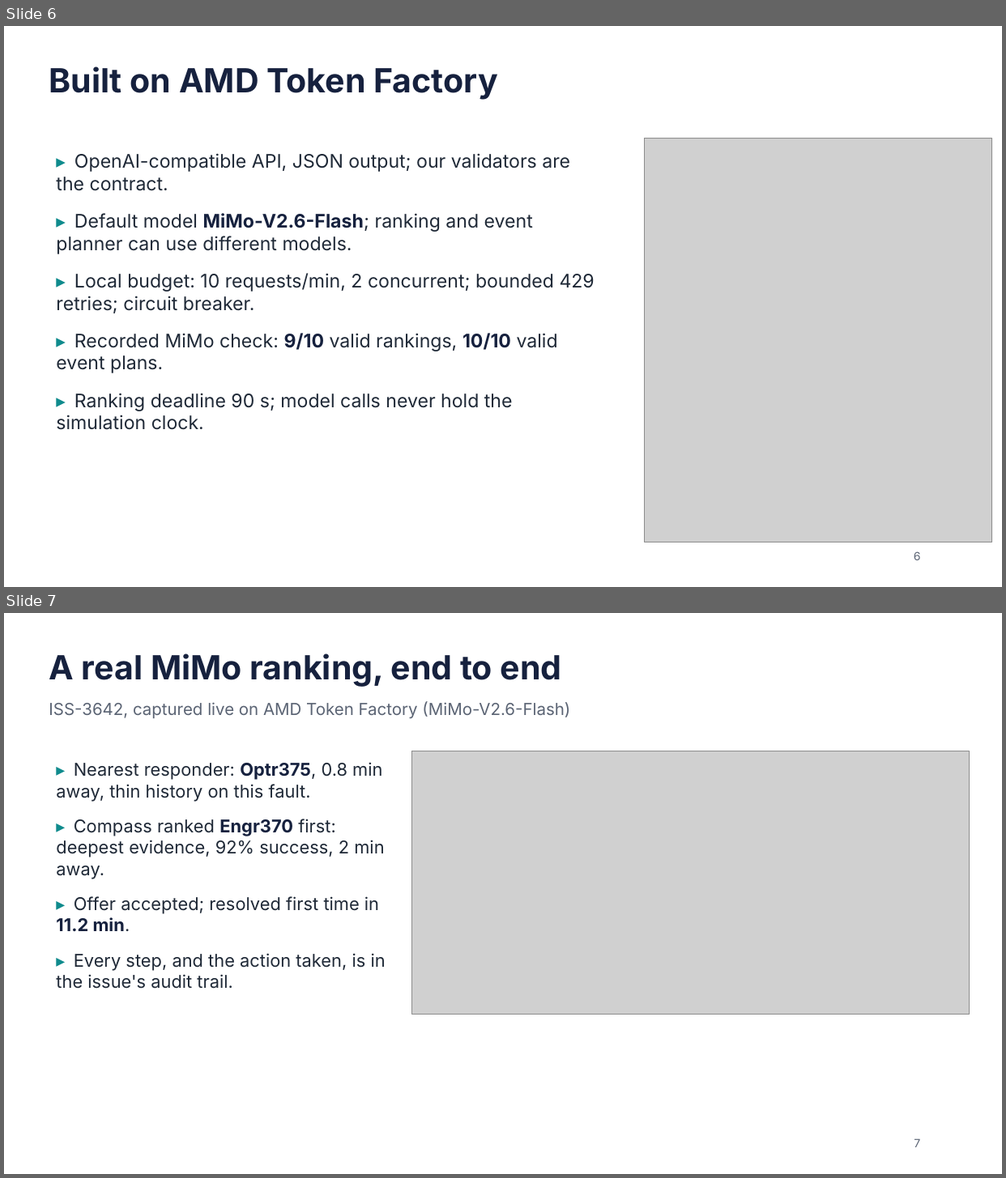
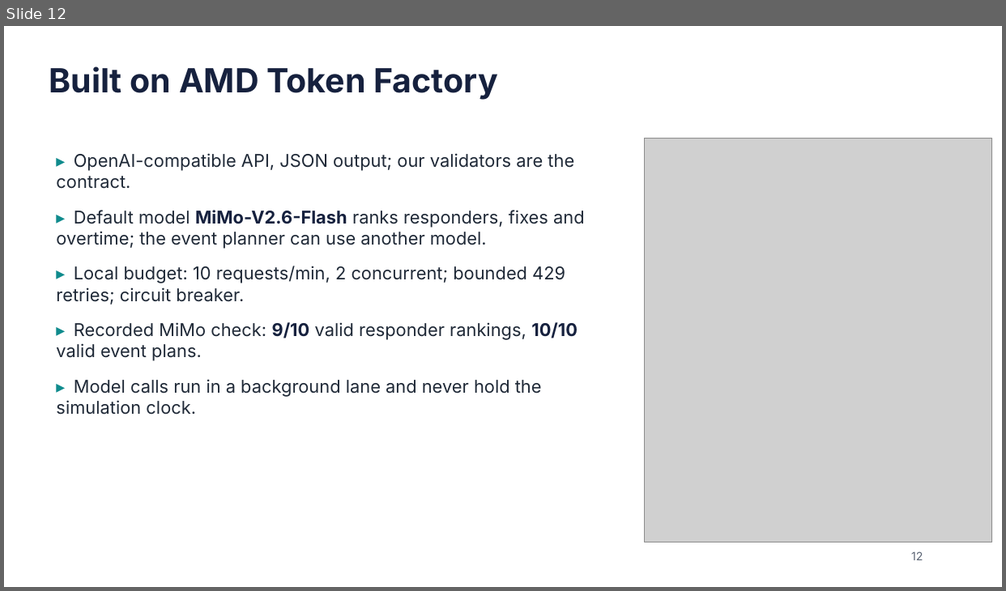
Before and after one commit to e8aura-makodev58/amd-compass, a slide deck: docs/submission/ResponseCompass-deck.pptx. Shown one above the other, each under a label of ours: slides 6 and 7 before the commit, slide 12 after it. The pictures are 1006x1178 and 1006x591 pixels, drawn with LibreOffice and Linux fonts; fonts in the diff are those of the drawing; grey boxes stand for pictures. Boxes give left, top, right and bottom in pixels: in the first picture for what was removed or moved away, otherwise in the second. Text is boxed around its words. In the diff, an @@ line names an element or a change of style, - is before the commit and + after.

```diff
--- a/docs/submission/ResponseCompass-deck.pptx
+++ b/docs/submission/ResponseCompass-deck.pptx
@@ slide 7 removed at (4,613,1002,1174), background #FFFFFF @@
@@ text removed at (49,653,562,687) @@
-A real MiMo ranking, end to end
@@ text removed at (49,701,570,719) @@
-ISS-3642, captured live on AMD Token Factory (MiMo-V2.6-Flash)
@@ picture removed at (412,752,970,1015) @@
@@ text removed at (56,762,386,989) @@
-▸ Nearest responder: Optr375, 0.8 min away, thin history on this fault.
-▸ Compass ranked Engr370 first: deepest evidence, 92% success, 2 min away.
-▸ Offer accepted; resolved first time in 11.2 min.
-▸ Every step, and the action taken, is in the issue's audit trail.
@@ text removed at (914,1139,920,1148) @@
-7
@@ what was slide 6 is now slide 12 @@
@@ slide 12 changed as well @@
@@ text at (56,153,574,305): size 18 to 17 pt in "▸ OpenAI-compatible API, JSON output; our validators ...", "▸ Local budget: 10 requests/min, 2 concurrent; ..." @@
@@ text at (56,210,585,249): text changed; size 18 to 17 pt @@
-▸ Default model MiMo-V2.6-Flash; ranking and event planner can use different models.
+▸ Default model MiMo-V2.6-Flash ranks responders, fixes and overtime; the event planner can use another model.
@@ text at (56,322,577,415): text changed; size 18 to 17 pt @@
-▸ Recorded MiMo check: 9/10 valid rankings, 10/10 valid event plans.
-▸ Ranking deadline 90 s; model calls never hold the simulation clock.
+▸ Recorded MiMo check: 9/10 valid responder rankings, 10/10 valid event plans.
+▸ Model calls run in a background lane and never hold the simulation clock.
@@ text at (911,552,923,561): text changed @@
-6
+12
```
Also in this commit, not shown: 7 other slides changed, 6 slides added, 1 other slide removed, 16 other files.
